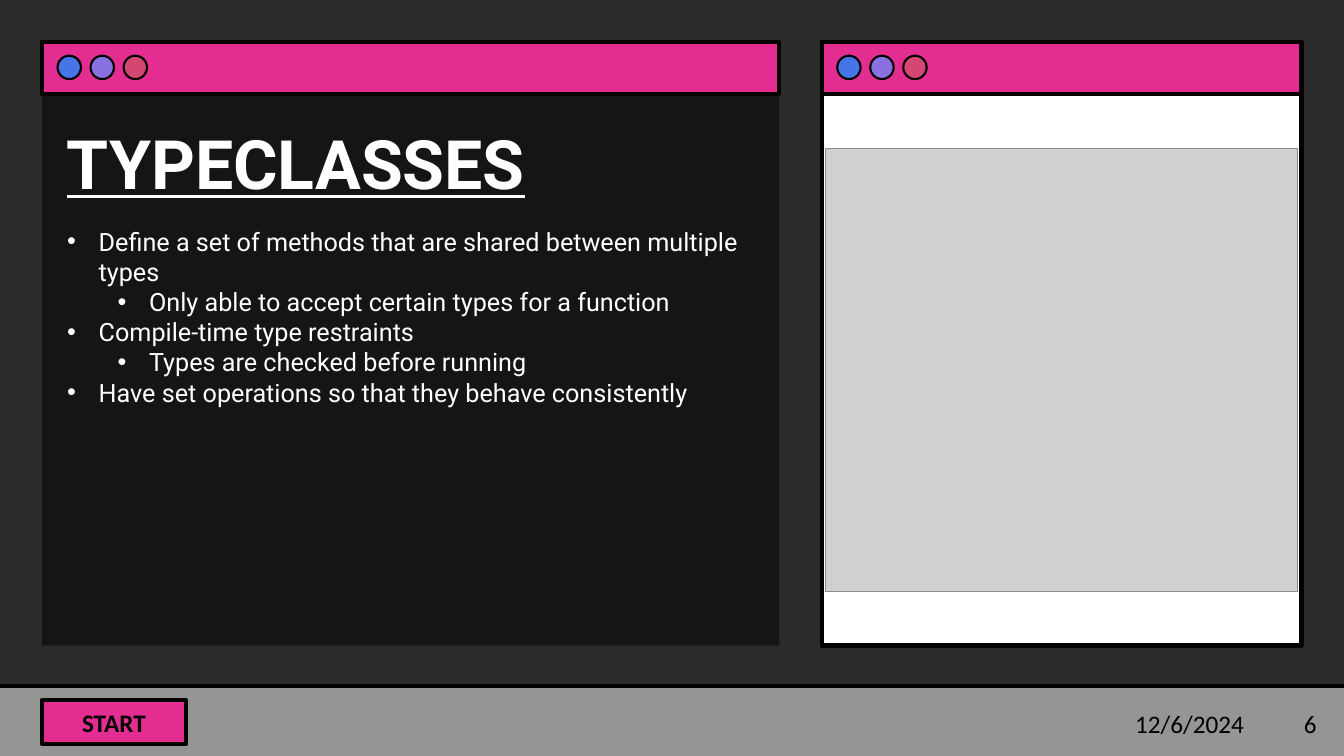
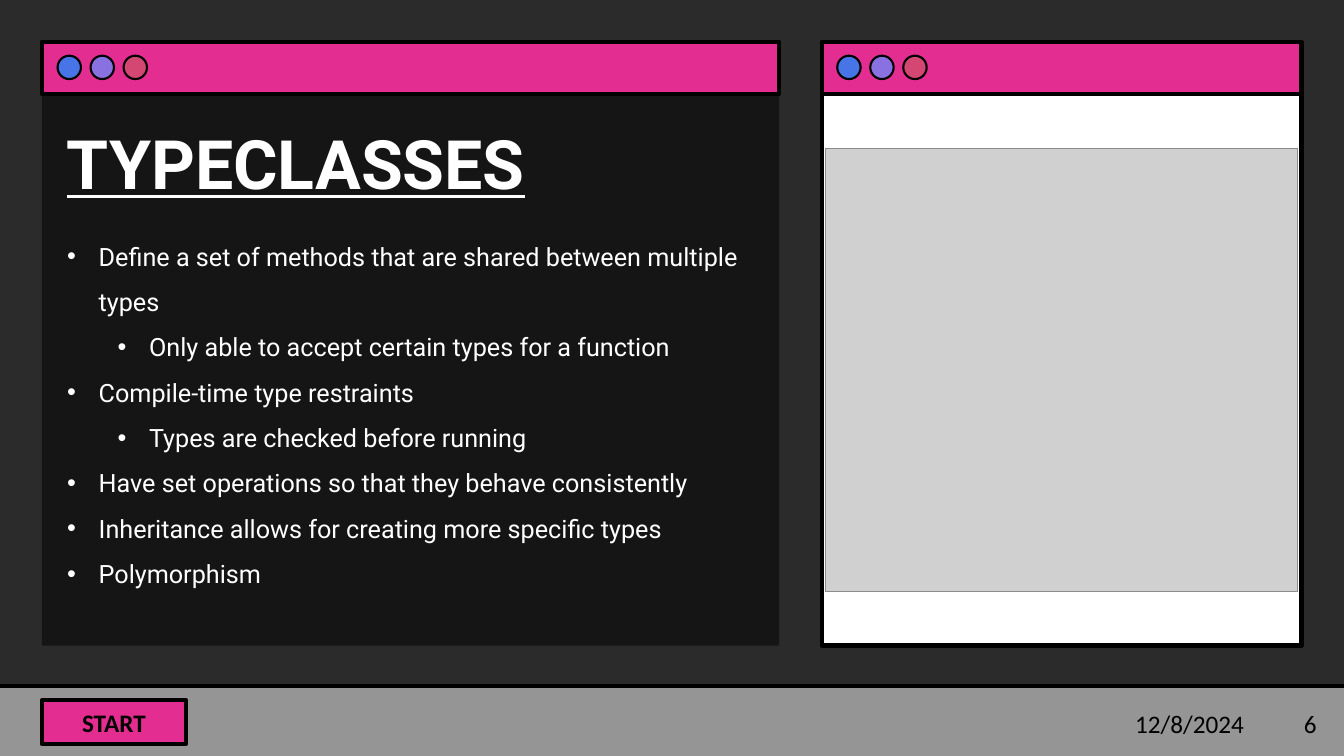
Before and after one commit to elenasx/languages-eeschmitt, a slide deck: slide 6 of presentation/haskell.pptx. Drawn at 1344x756 pixels with LibreOffice and Linux fonts; fonts in the diff are those of the drawing; grey boxes stand for pictures; background and template pictures are left out; a plain dark background stands for a picture behind light text. Boxes give left, top, right and bottom in pixels: in the first picture for what was removed or moved away, otherwise in the second. Text is boxed around its words. In the diff, an @@ line names an element or a change of style, - is before the commit and + after.

Commit message:
powerpoint + code

```diff
--- a/presentation/haskell.pptx
+++ b/presentation/haskell.pptx
@@ text at (x1=99, y1=247, x2=737, y2=498): line spacing 1 to 1.5 @@
@@ text at (x1=99, y1=519, x2=662, y2=589): paragraphs added @@
+• Inheritance allows for creating more specific types
+• Polymorphism
@@ text at (x1=1135, y1=715, x2=1244, y2=734): text changed @@
-12/6/2024
+12/8/2024
```
Also in this commit, not shown: 4 other slides changed, 2 slides added, 8 other files.
